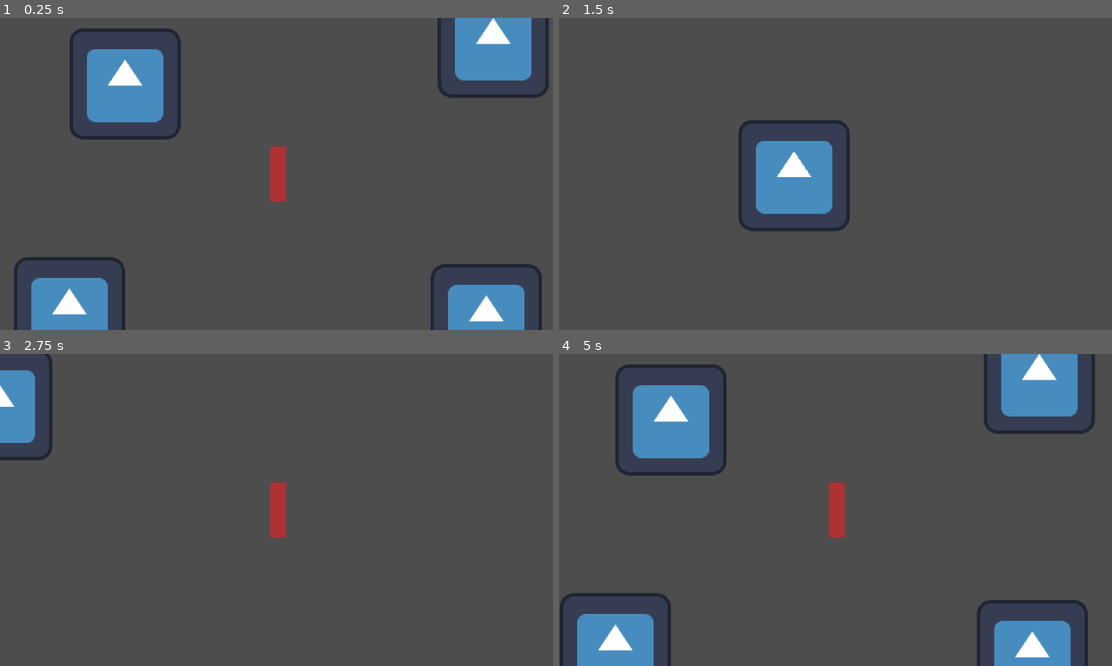
Above: before the commit, frames 1-4 (two rows, left to right).
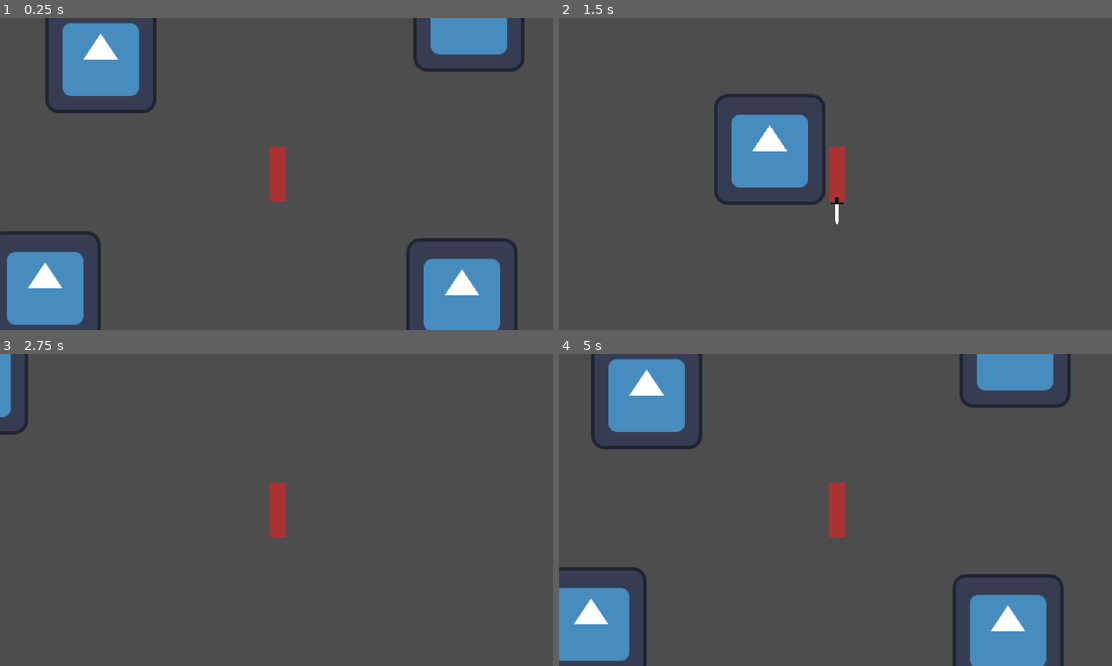
Above: after the commit, the same moments.

Repository: FBFP-Games/Prototype
Game: Godot game, scene res://scenes/test.tscn
Two runs of this game, one before a commit and one after it. Both use one fixed random seed, a clock stepped at 60 frames per second and the inputs below. The engine's default icon, where the game draws it, is replaced by a stand-in: a white triangle on a blue panel in a dark square.
Inputs (mouse positions are in pixels of both pictures, inside the frame that each line leads up to):
- Up to frame 1 (0.25 s): no input
- Up to frame 2 (1.5 s): tap Enter at 0.5 s; move the mouse to (957, 158) at 0.52 s; hold D (right) 0.53-1.28 s; click (957, 158) at 0.6 s; move the mouse to (724, 189) at 1.27 s; hold S (down) from 1.28 s (still down); click (724, 189) at 1.35 s
- Up to frame 3 (2.75 s): move the mouse to (331, 441) at 2.02 s; release S (down) at 2.03 s; hold D (right) from 2.03 s (still down); click (331, 441) at 2.1 s
- Up to frame 4 (5 s): move the mouse to (807, 572) at 2.77 s; release D (right) at 2.78 s; hold W (up) 2.78-3.53 s; click (807, 572) at 2.85 s; move the mouse to (1001, 556) at 3.52 s; hold A (left) from 3.53 s (still down); click (1001, 556) at 3.6 s; move the mouse to (669, 463) at 4.27 s; click (669, 463) at 4.35 s

The runs differ from the first frame. In frame 1, 15% of the frame differs, in the area x 0-100%, y 0-100%; in frame 2, 5.7%; in frame 3, 1.7%; in frame 4, 15%.

Commit message:
Moved player

Diff:
--- a/scenes/test.tscn
+++ b/scenes/test.tscn
@@ -6,6 +6,7 @@
 [node name="Node2D" type="Node2D"]
 
 [node name="player" parent="." instance=ExtResource("1_xxrfp")]
+position = Vector2(28, 30)
 
 [node name="Icon" type="Sprite2D" parent="."]
 position = Vector2(-176, -104)
